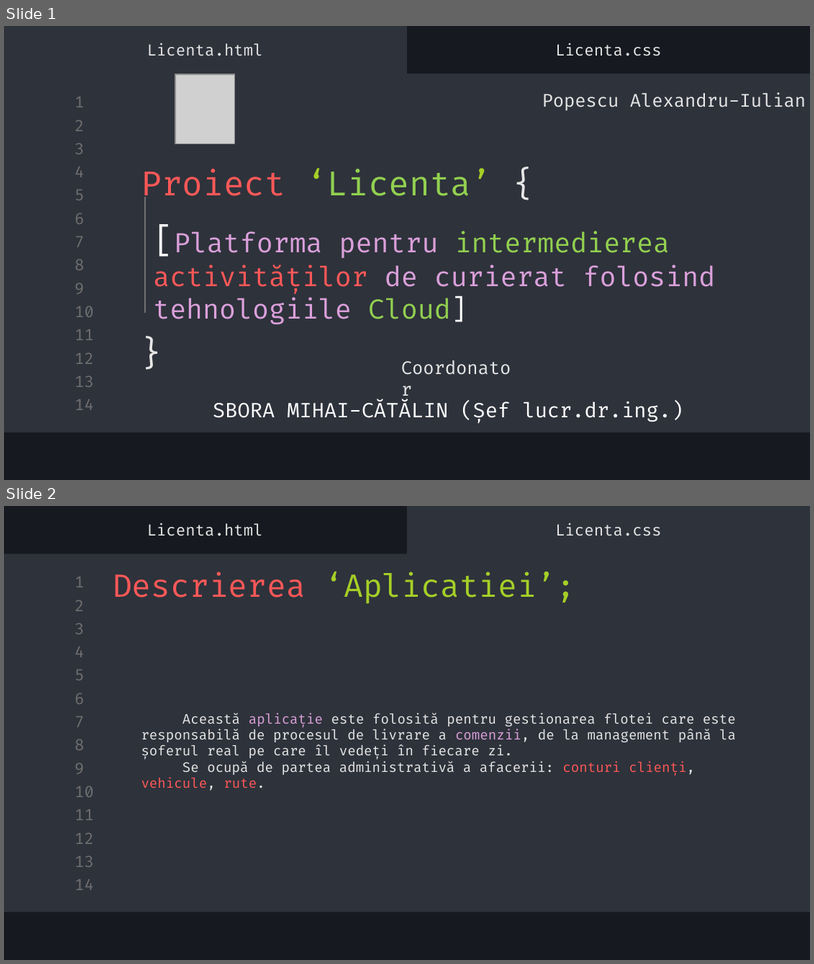
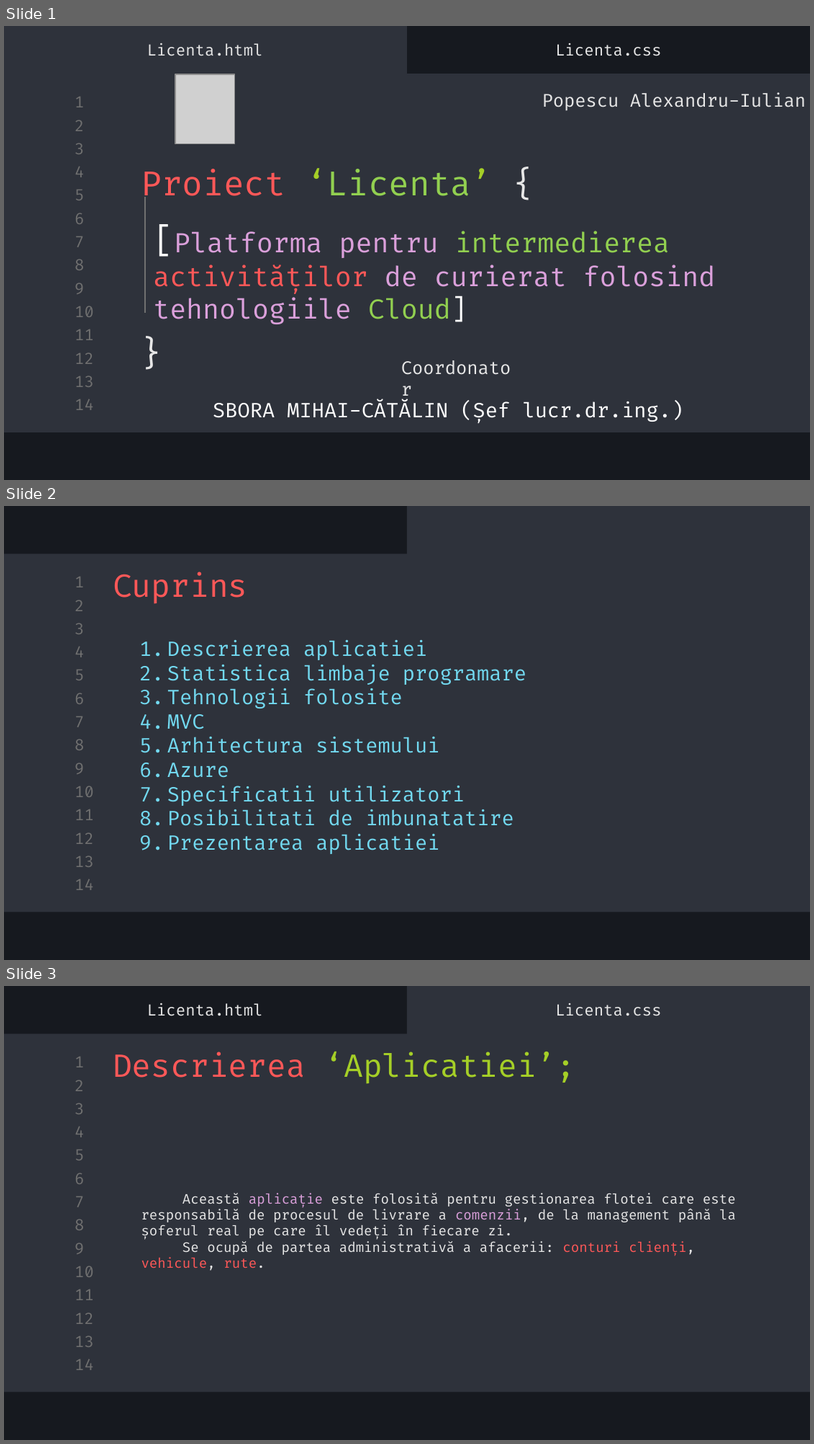
Before and after one commit to alexpopescu021/Licenta, a slide deck: Licenta/Licenta_Slides.pptx. Shown one above the other, each under a label of ours: slides 1 and 2 before the commit, slides 1, 2 and 3 after it. The pictures are 814x964 and 814x1444 pixels, drawn with LibreOffice and Linux fonts; fonts in the diff are those of the drawing; grey boxes stand for pictures. Boxes give left, top, right and bottom in pixels: in the first picture for what was removed or moved away, otherwise in the second. Text is boxed around its words. In the diff, an @@ line names an element or a change of style, - is before the commit and + after.

Commit message:
cuprins

```diff
--- a/Licenta/Licenta_Slides.pptx
+++ b/Licenta/Licenta_Slides.pptx
@@ slide 2 added at (4,506,810,960), background #16191F; not listed: 16 template elements that a slide beside it also shows @@
@@ title added at (113,572,247,604), 28 pt, text #FF5858 @@
+Cuprins
@@ text added at (167,640,527,854), 18 pt, text #72D9F0 @@
+1. Descrierea aplicatiei
+2. Statistica limbaje programare
+3. Tehnologii folosite
+4. MVC
+5. Arhitectura sistemului
+6. Azure
+7. Specificatii utilizatori
+8. Posibilitati de imbunatatire
+9. Prezentarea aplicatiei
@@ what was slide 2 is now slide 3 @@
```
